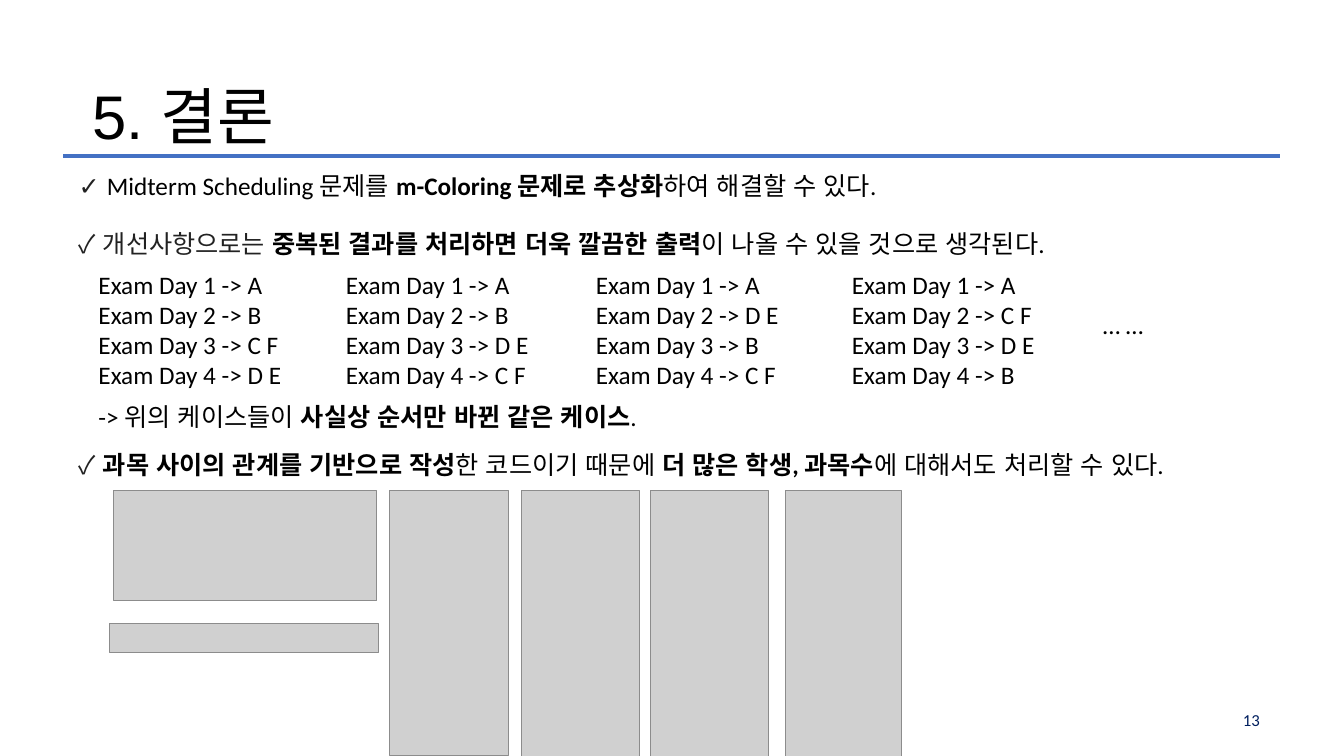
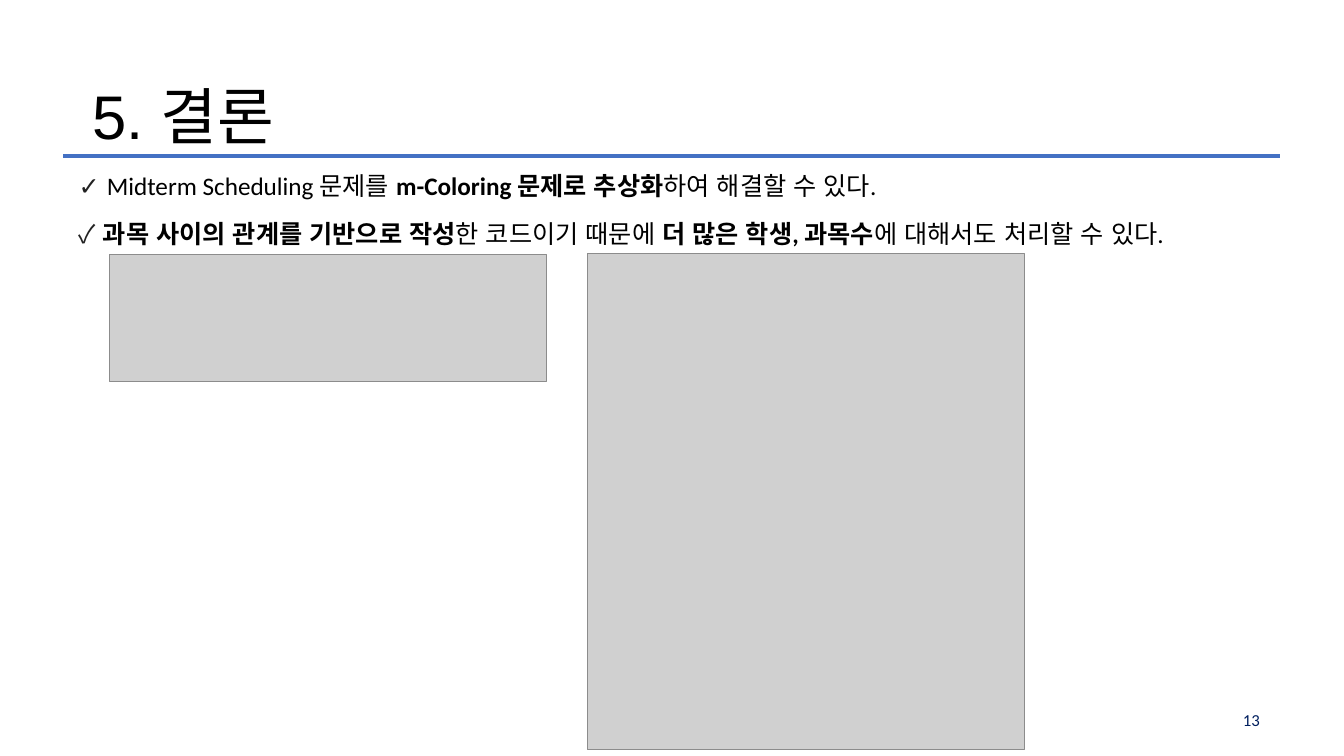
Before and after one commit to Much3m/Exam_Scheduler, a slide deck: slide 13 of MidtermPj_2018440017_김민석.pptx. Drawn at 1344x756 pixels with LibreOffice and Linux fonts; fonts in the diff are those of the drawing; grey boxes stand for pictures; background and template pictures are left out. Boxes give left, top, right and bottom in pixels: in the first picture for what was removed or moved away, otherwise in the second. Text is boxed around its words. In the diff, an @@ line names an element or a change of style, - is before the commit and + after.

```diff
--- a/MidtermPj_2018440017_김민석.pptx
+++ b/MidtermPj_2018440017_김민석.pptx
@@ text "✓ 과목 사이의 관계를 기반으로 ...": place and size @@
-text "✓ 과목 사이의 관계를 기반으로 ..." at box(103, 452, 1164, 478)
+text "✓ 과목 사이의 관계를 기반으로 ..." at box(103, 221, 1164, 247)
@@ text removed at box(103, 232, 1044, 256) @@
-✓ 개선사항으로는 중복된 결과를 처리하면 더욱 깔끔한 출력이 나올 수 있을 것으로 생각된다.
@@ picture added at box(109, 254, 546, 381) @@
@@ picture added at box(588, 254, 1025, 750) @@
@@ text removed at box(98, 277, 281, 388) @@
-Exam Day 1 -> A
-Exam Day 2 -> B
-Exam Day 3 -> C F
-Exam Day 4 -> D E
@@ text removed at box(346, 277, 528, 388) @@
-Exam Day 1 -> A
-Exam Day 2 -> B
-Exam Day 3 -> D E
-Exam Day 4 -> C F
@@ text removed at box(596, 277, 778, 388) @@
-Exam Day 1 -> A
-Exam Day 2 -> D E
-Exam Day 3 -> B
-Exam Day 4 -> C F
@@ text removed at box(852, 277, 1034, 388) @@
-Exam Day 1 -> A
-Exam Day 2 -> C F
-Exam Day 3 -> D E
-Exam Day 4 -> B
@@ text removed at box(1093, 304, 1154, 345) @@
-… …
@@ text removed at box(124, 405, 637, 429) @@
--> 위의 케이스들이 사실상 순서만 바뀐 같은 케이스.
@@ picture removed at box(114, 491, 377, 602) @@
@@ picture removed at box(390, 491, 508, 756) @@
@@ picture removed at box(521, 491, 639, 756) @@
@@ picture removed at box(651, 491, 769, 756) @@
@@ picture removed at box(785, 491, 902, 756) @@
@@ picture removed at box(109, 623, 378, 652) @@
```
Also in this commit, not shown: 2 other slides changed.
